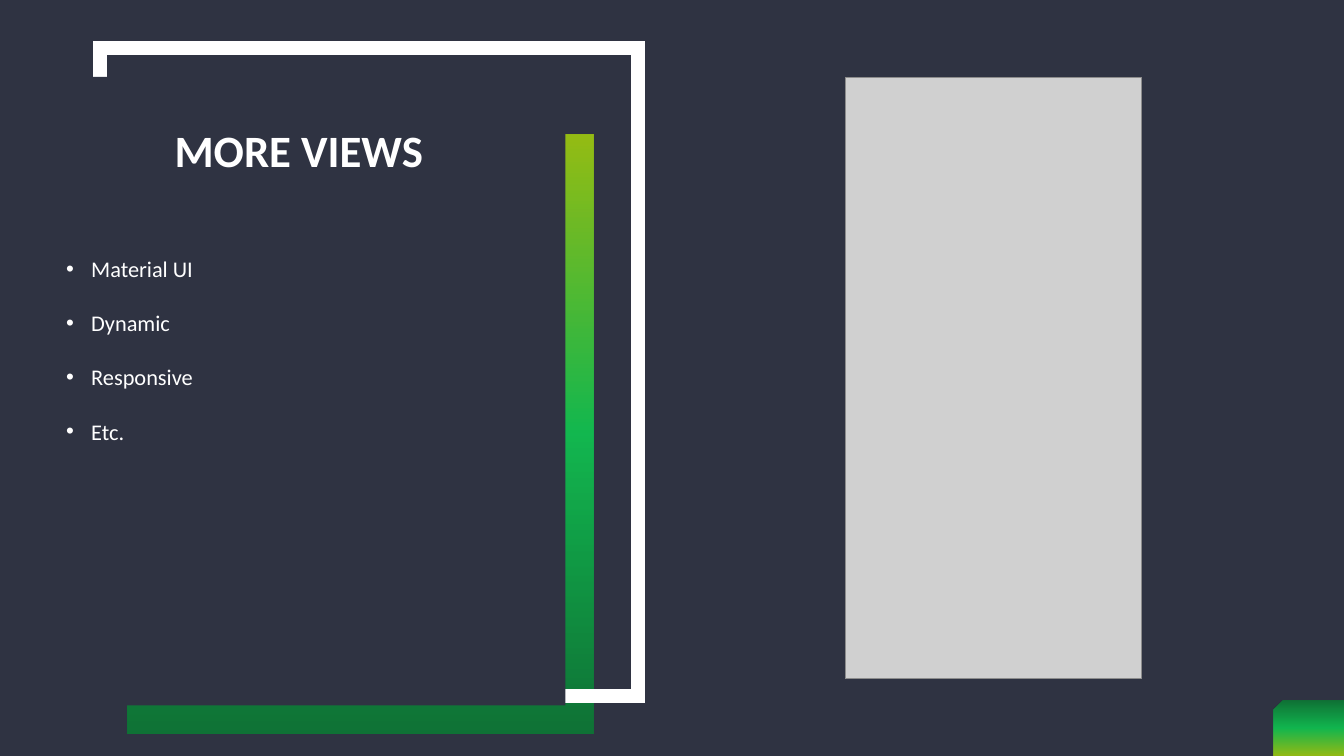
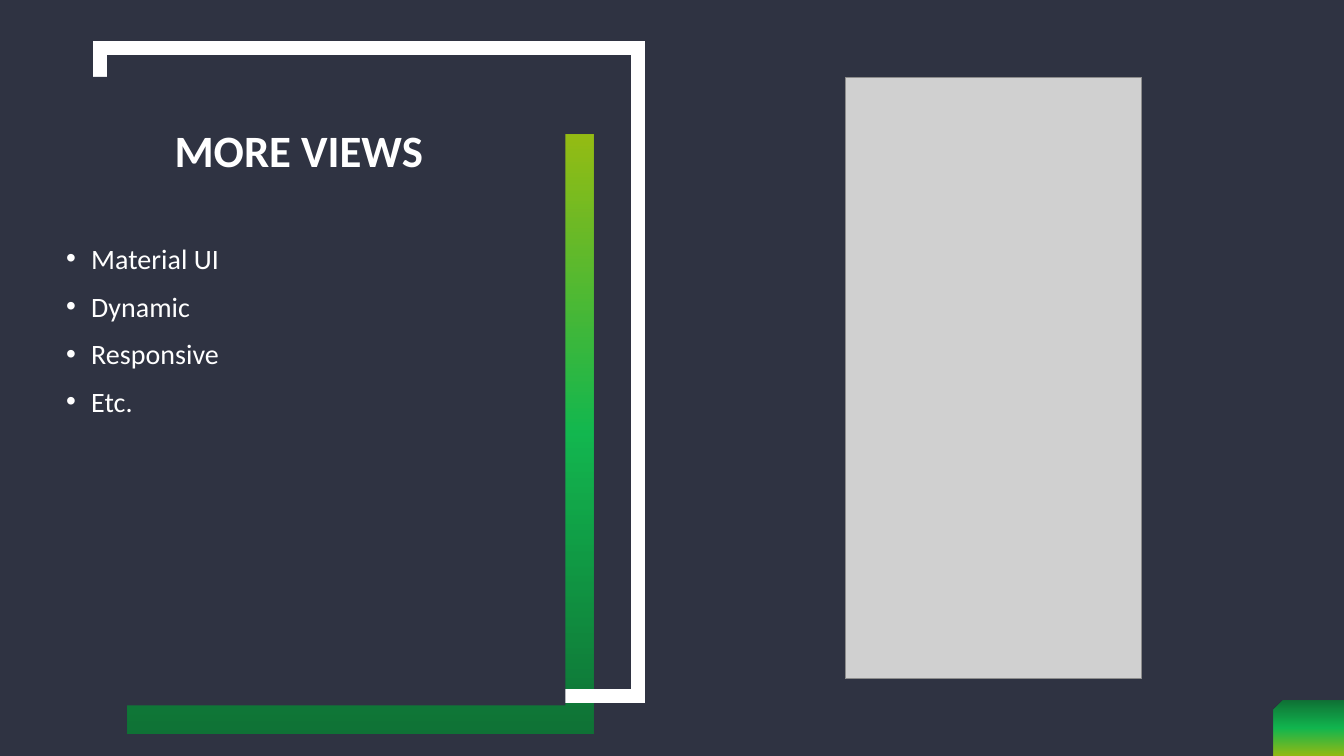
Before and after one commit to IBatsios/capstone, a slide deck: slide 6 of docs/presentations/presentation_1.pptx. Drawn at 1344x756 pixels with LibreOffice and Linux fonts; fonts in the diff are those of the drawing; grey boxes stand for pictures. Boxes give left, top, right and bottom in pixels: in the first picture for what was removed or moved away, otherwise in the second. Text is boxed around its words. In the diff, an @@ line names an element or a change of style, - is before the commit and + after.

```diff
--- a/docs/presentations/presentation_1.pptx
+++ b/docs/presentations/presentation_1.pptx
@@ text "Material UI" at [91, 249, 219, 412]: size 16 to 20 pt; line spacing 1.5 to 1 @@
```
Also in this commit, not shown: 4 other slides changed, 2 slides added, 2 slides removed.
